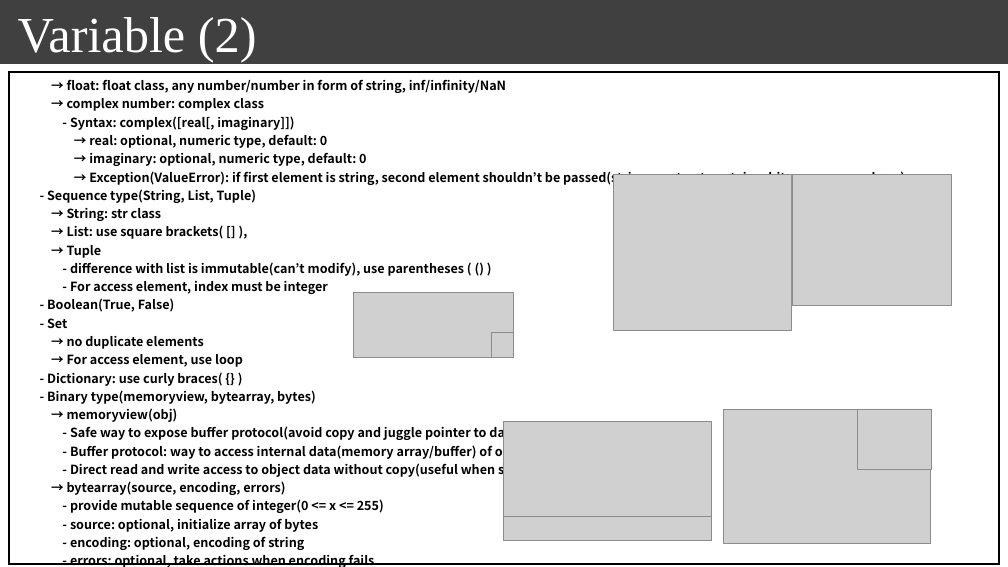
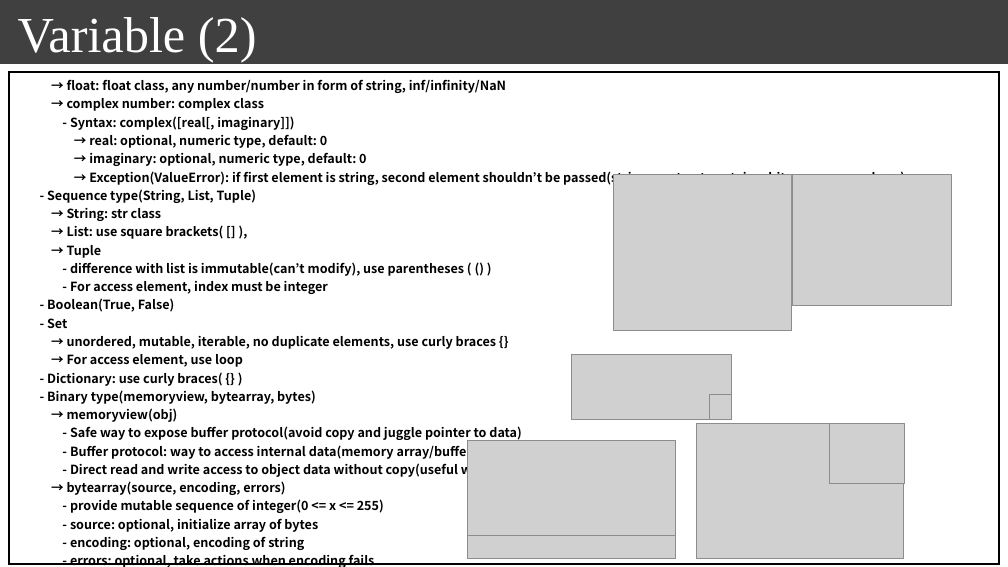
Before and after one commit to seonghokim/Study, a slide deck: slide 14 of Study Material/[ENG] everything in python.pptx (slide 12 before the commit). Drawn at 1008x567 pixels with LibreOffice and Linux fonts; fonts in the diff are those of the drawing; grey boxes stand for pictures; background and template pictures are left out. Boxes give left, top, right and bottom in pixels: in the first picture for what was removed or moved away, otherwise in the second. Text is boxed around its words. In the diff, an @@ line names an element or a change of style, - is before the commit and + after.

```diff
--- a/Study Material/[ENG] everything in python.pptx
+++ b/Study Material/[ENG] everything in python.pptx
@@ table at bbox=[9, 73, 1000, 567] @@
-row 1, column 1: → float: float class, any number/number in form of string, inf/infinity/NaN / → complex number: complex class / - Syntax: complex([real[, imaginary]]) / → real: optional, numeric type, default: 0 / → imaginary: optional, numeric type, default: 0 / → Exception(ValueError): if first element is string, second element shouldn’t be passed(string must not contain whitespace around +, - ) / - Sequence type(String, List, Tuple) / → String: str class / → List: use square brackets( [] ), / → Tuple / - difference with list is immutable(can’t modify), use parentheses ( () ) / - For access element, index must be integer / - Boolean(True, False) / - Set / → no duplicate elements / → For access element, use loop / - Dictionary: use curly braces( {} ) / - Binary type(memoryview, bytearray, bytes) / → memoryview(obj) / - Safe way to expose buffer protocol(avoid copy and juggle pointer to data) / - Buffer protocol: way to access internal data(memory array/buffer) of object / - Direct read and write access to object data without copy(useful when slicing) / → bytearray(source, encoding, errors) / - provide mutable sequence of integer(0 <= x <= 255) / - source: optional, initialize array of bytes / - encoding: optional, encoding of string / - errors: optional, take actions when encoding fails / → bytes(src, enc, err) / - Convert object to immutable byte object / - src: source object be converted / - enc: encoding if object is string / - err: way to handle error if string conversion fails
+row 1, column 1: → float: float class, any number/number in form of string, inf/infinity/NaN / → complex number: complex class / - Syntax: complex([real[, imaginary]]) / → real: optional, numeric type, default: 0 / → imaginary: optional, numeric type, default: 0 / → Exception(ValueError): if first element is string, second element shouldn’t be passed(string must not contain whitespace around +, - ) / - Sequence type(String, List, Tuple) / → String: str class / → List: use square brackets( [] ), / → Tuple / - difference with list is immutable(can’t modify), use parentheses ( () ) / - For access element, index must be integer / - Boolean(True, False) / - Set / → unordered, mutable, iterable, no duplicate elements, use curly braces {} / → For access element, use loop / - Dictionary: use curly braces( {} ) / - Binary type(memoryview, bytearray, bytes) / → memoryview(obj) / - Safe way to expose buffer protocol(avoid copy and juggle pointer to data) / - Buffer protocol: way to access internal data(memory array/buffer) of object / - Direct read and write access to object data without copy(useful when slicing) / → bytearray(source, encoding, errors) / - provide mutable sequence of integer(0 <= x <= 255) / - source: optional, initialize array of bytes / - encoding: optional, encoding of string / - errors: optional, take actions when encoding fails / → bytes(src, enc, err) / - Convert object to immutable byte object / - src: source object be converted / - enc: encoding if object is string / - err: way to handle error if string conversion fails
@@ picture: place and size @@
-picture at bbox=[353, 293, 513, 358]
+picture at bbox=[572, 355, 731, 420]
@@ picture: place and size @@
-picture at bbox=[492, 333, 513, 358]
+picture at bbox=[709, 395, 731, 420]
@@ picture: place and size @@
-picture at bbox=[504, 422, 712, 518]
+picture at bbox=[467, 441, 675, 537]
@@ picture: place and size @@
-picture at bbox=[724, 409, 931, 544]
+picture at bbox=[696, 423, 904, 558]
@@ picture: place and size @@
-picture at bbox=[858, 409, 932, 469]
+picture at bbox=[830, 423, 904, 483]
@@ picture: place and size @@
-picture at bbox=[504, 516, 712, 540]
+picture at bbox=[467, 535, 676, 559]
```
Also in this commit, not shown: 2 other slides changed, 7 slides added, 1 other file.
